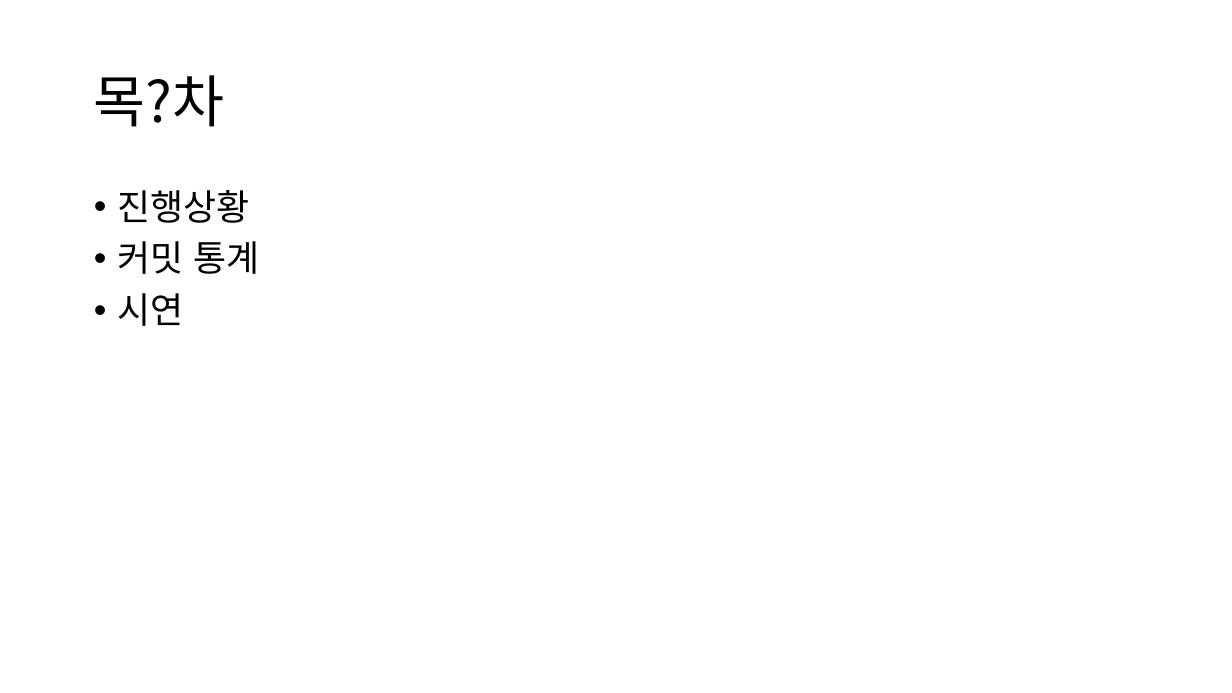
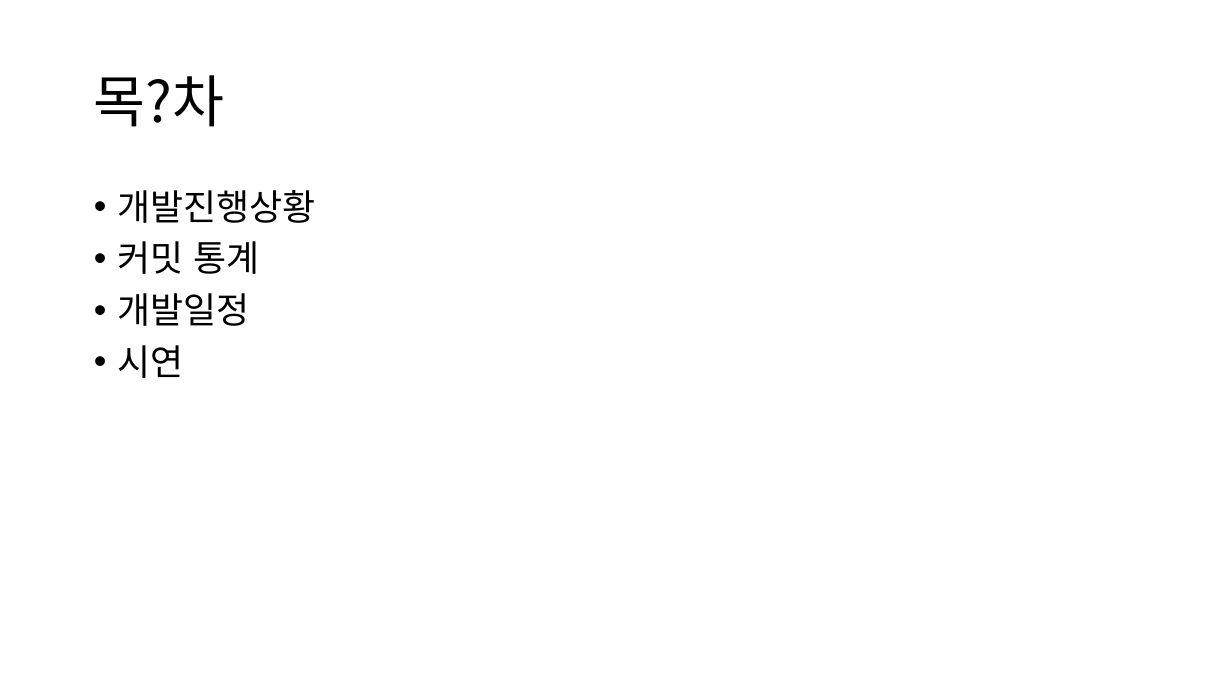
Before and after one commit to Jirung-E/Script_termproject, a slide deck: slide 2 of docs/스크립트언어_텀프로젝트_중간발표.pptx. Drawn at 1232x693 pixels with LibreOffice and Linux fonts; fonts in the diff are those of the drawing. Boxes give left, top, right and bottom in pixels: in the first picture for what was removed or moved away, otherwise in the second. Text is boxed around its words. In the diff, an @@ line names an element or a change of style, - is before the commit and + after.

Commit message:
ppt update

```diff
--- a/docs/스크립트언어_텀프로젝트_중간발표.pptx
+++ b/docs/스크립트언어_텀프로젝트_중간발표.pptx
@@ text at (x1=117, y1=190, x2=315, y2=223): text changed @@
-• 진행상황
+• 개발진행상황
@@ text at (x1=117, y1=293, x2=249, y2=326): paragraph added @@
+• 개발일정
```
Also in this commit, not shown: 1 slide added, 1 other file.
